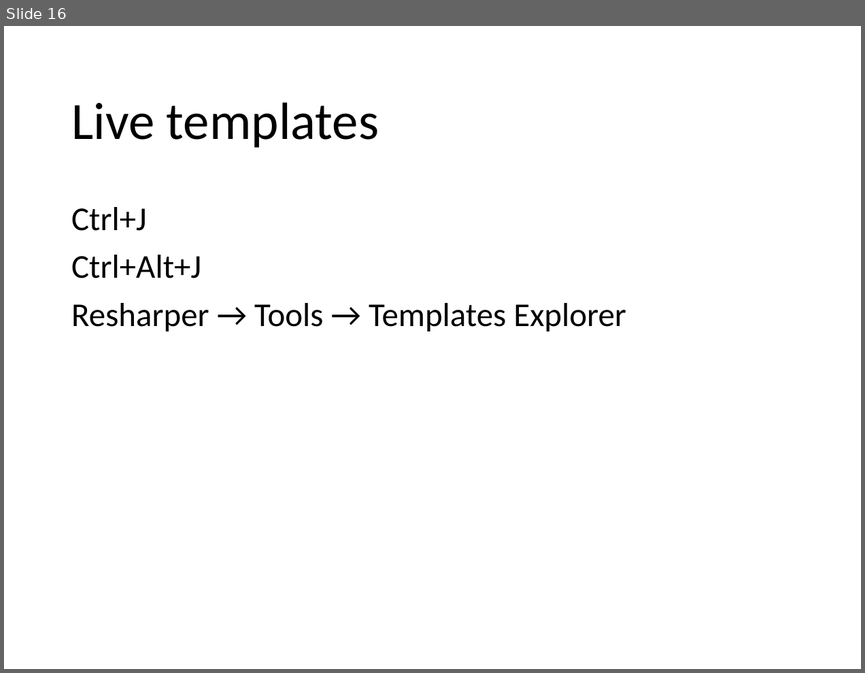
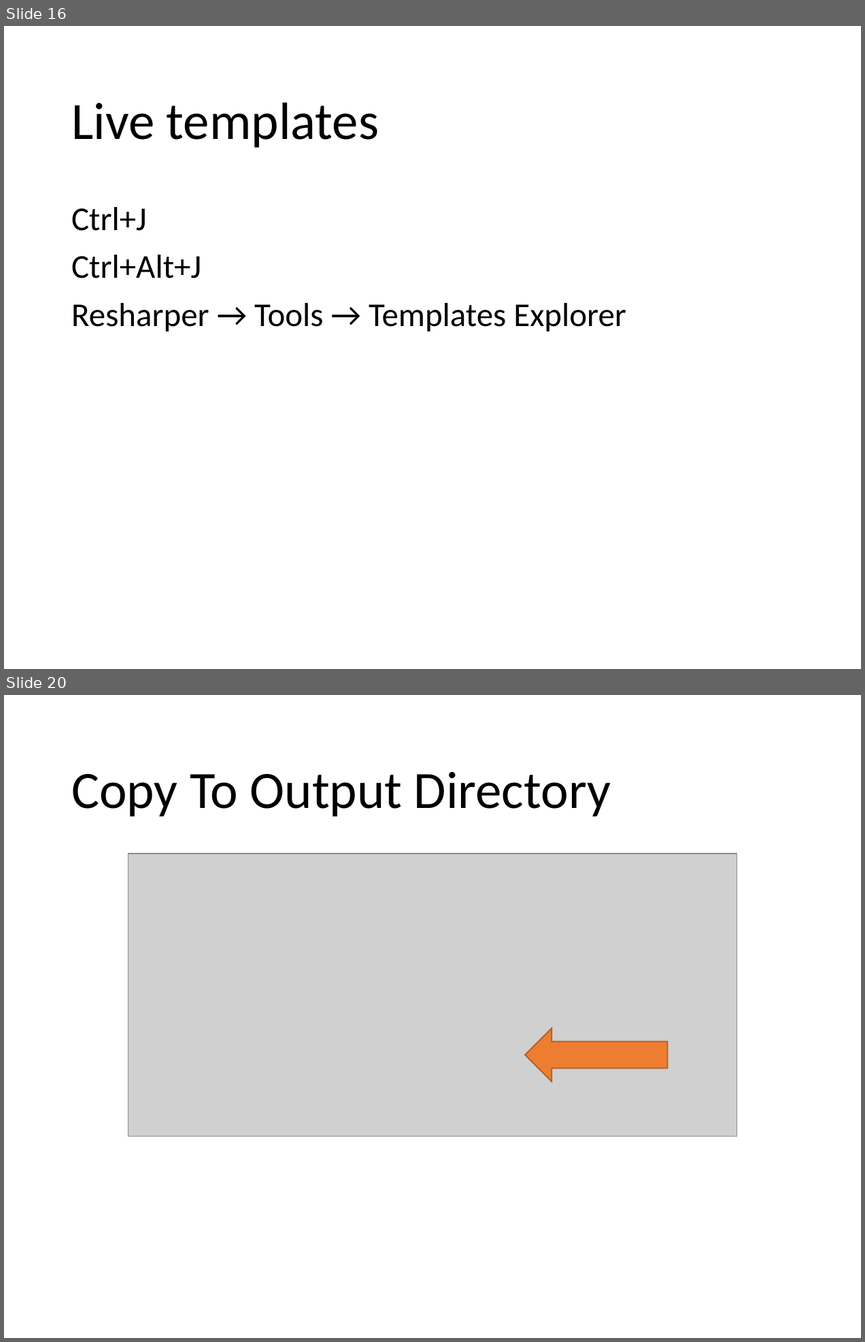
Before and after one commit to chokayes/internship-2015, a slide deck: Tools.pptx. Shown one above the other, each under a label of ours: slide 16 before the commit, slides 16 and 20 after it; the slides between them are not shown. The pictures are 865x673 and 865x1342 pixels, drawn with LibreOffice and Linux fonts; fonts in the diff are those of the drawing; grey boxes stand for pictures. Boxes give left, top, right and bottom in pixels: in the first picture for what was removed or moved away, otherwise in the second. Text is boxed around its words. In the diff, an @@ line names an element or a change of style, - is before the commit and + after.

```diff
--- a/Tools.pptx
+++ b/Tools.pptx
@@ slide 20 added at <box>4,695,861,1338</box>, background #FFFFFF @@
@@ title added at <box>71,772,611,817</box>, 44 pt, text #000000 @@
+Copy To Output Directory
@@ picture added at <box>128,853,738,1136</box> @@
@@ right arrow added at <box>525,1028,667,1081</box>, fill #ED7D31, outline #AF5C24 1 pt @@
```
Also in this commit, not shown: 1 slide changed, 7 other slides added.
